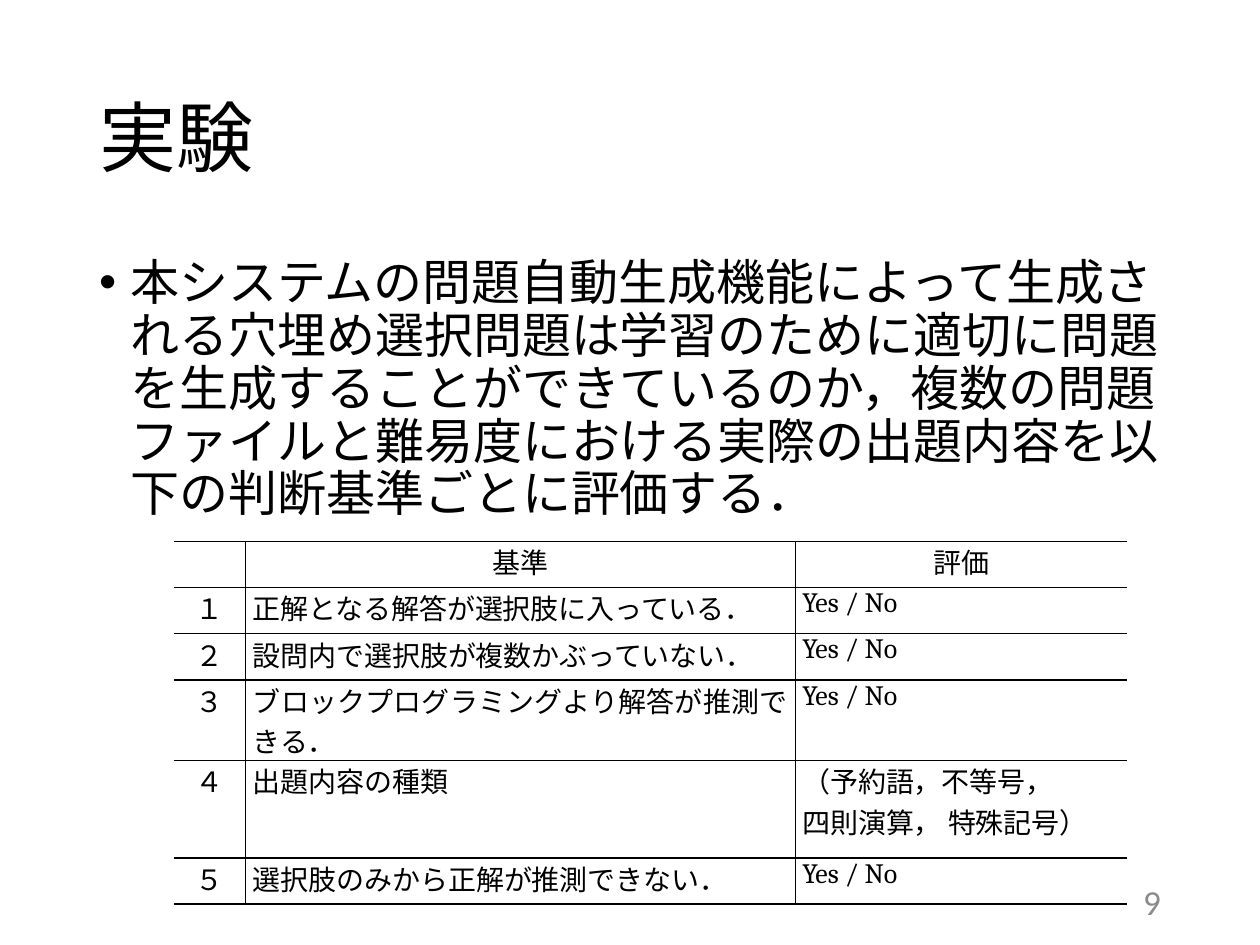
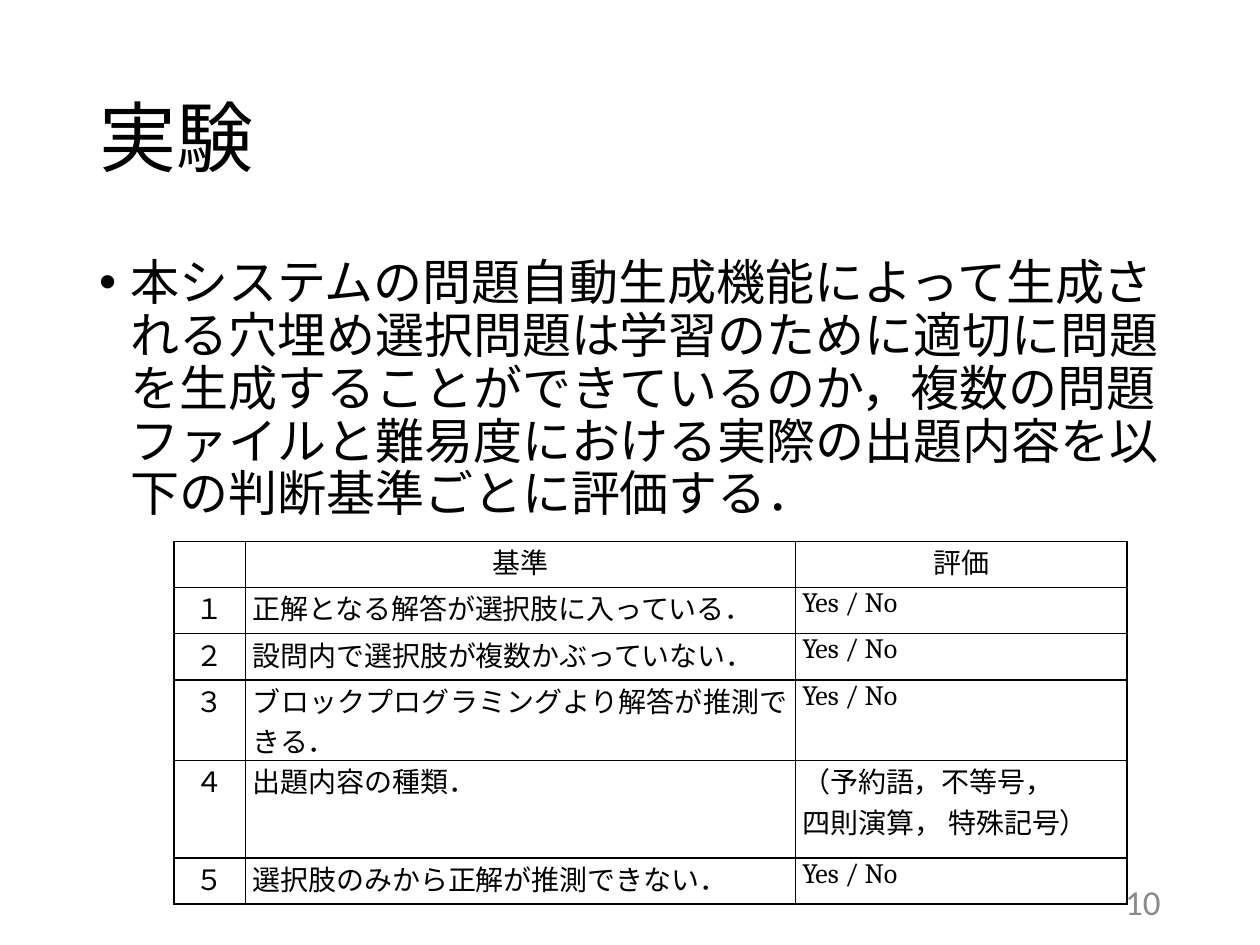
Before and after one commit to kait-takanolab/1821121-shimaoka-thesis, a slide deck: slide 10 of 1821121_shimaoka_thesis.pptx (slide 9 before the commit). Drawn at 1260x945 pixels with LibreOffice and Linux fonts; fonts in the diff are those of the drawing. Boxes give left, top, right and bottom in pixels: in the first picture for what was removed or moved away, otherwise in the second. Text is boxed around its words. In the diff, an @@ line names an element or a change of style, - is before the commit and + after.

```diff
--- a/1821121_shimaoka_thesis.pptx
+++ b/1821121_shimaoka_thesis.pptx
@@ table at (174, 542, 1126, 897) @@
-row 5, column 2: 出題内容の種類
+row 5, column 2: 出題内容の種類．
@@ borders changed @@
@@ page number at (1125, 886, 1160, 915): text changed @@
-9
+10
```
Also in this commit, not shown: 10 other slides changed, 2 slides added, 3 slides removed.
